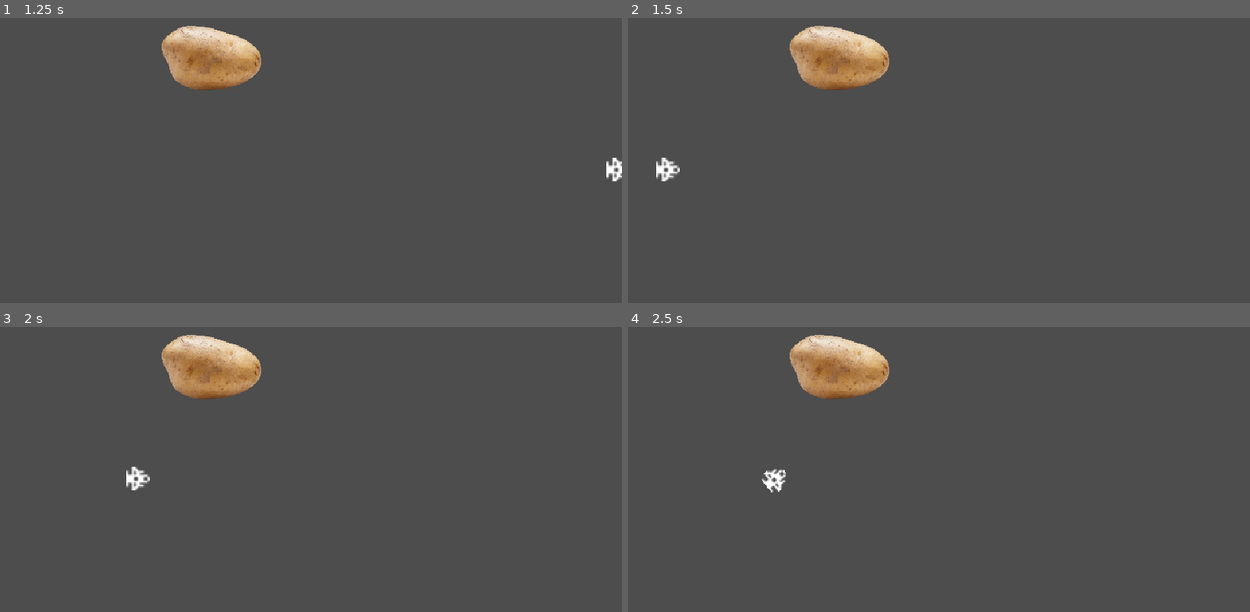
Above: before the commit, frames 1-4 (two rows, left to right).
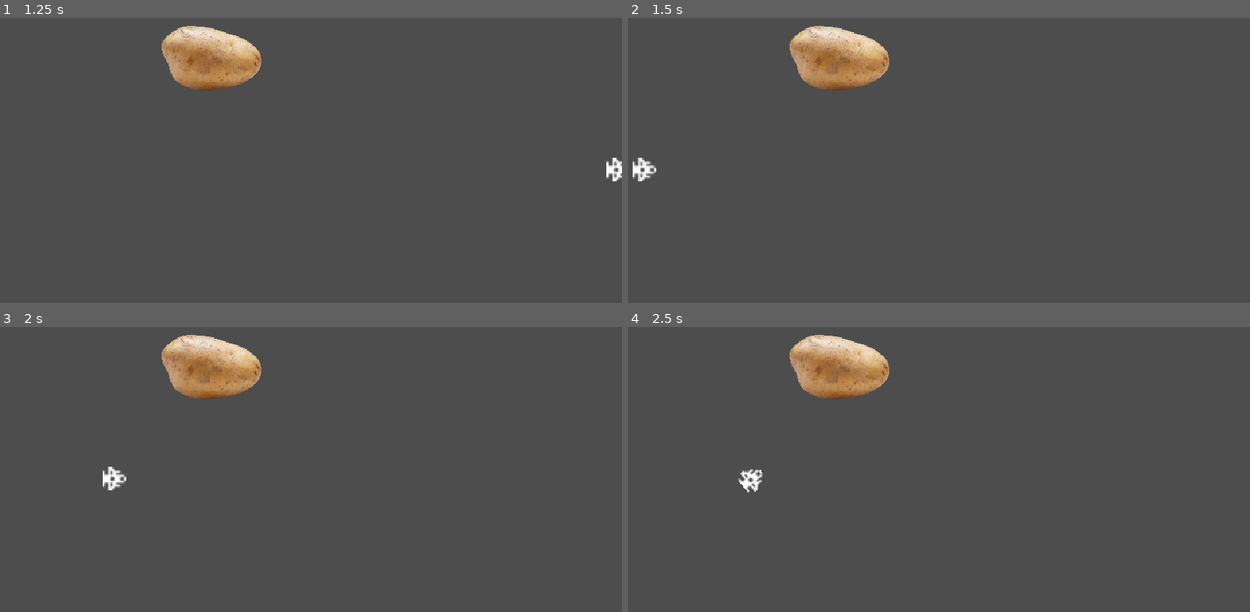
Above: after the commit, the same moments.

Repository: IoLimmer/godot-asteroids
Game: Godot game, scene res://scenes/world.tscn
Same seed, same stepped clock (60 frames per second), same inputs: the game is played once before the commit and once after it.
Inputs:
- Up to frame 1 (1.25 s): tap Enter at 0.5 s; hold Up (ui_up) from 0.53 s (still down)
- Up to frame 2 (1.5 s): keep holding Up (ui_up)
- Up to frame 3 (2 s): keep holding Up (ui_up)
- Up to frame 4 (2.5 s): release Up (ui_up) at 2.03 s; hold Left (ui_left) from 2.03 s (still down)

Frame 1 is identical in both runs. In frame 2, 0.4% of the frame differs, in the area x 0-9%, y 49-58%; in frame 3, 0.4%; in frame 4, 0.4%.

Commit message:
wraparound accounts for size of object's sprite

Diff:
--- a/scripts/World.gd
+++ b/scripts/World.gd
@@ -6,18 +6,17 @@
 
 
 func check_child_position(child):
-	if child.name == "Player":
-		print(child.position)
+	var sprite_width = round(child.get_child(0).texture.get_width() * child.scale.x)
 
-	if child.position.x > SCREEN_WIDTH:
-		child.position.x -= SCREEN_WIDTH
-	elif child.position.x < 0:
-		child.position.x += SCREEN_WIDTH
+	if child.position.x > SCREEN_WIDTH + sprite_width:
+		child.position.x -= SCREEN_WIDTH + sprite_width
+	elif child.position.x < 0 - sprite_width:
+		child.position.x += SCREEN_WIDTH + sprite_width
 
-	if child.position.y > SCREEN_HEIGHT:
-		child.position.y -= SCREEN_HEIGHT
-	elif child.position.y < 0:
-		child.position.y += SCREEN_HEIGHT
+	if child.position.y > SCREEN_HEIGHT + sprite_width:
+		child.position.y -= SCREEN_HEIGHT + sprite_width
+	elif child.position.y < 0 - sprite_width:
+		child.position.y += SCREEN_HEIGHT + sprite_width
 
 # Called every frame. 'delta' is the elapsed time since the previous frame.
 func _process(delta):
